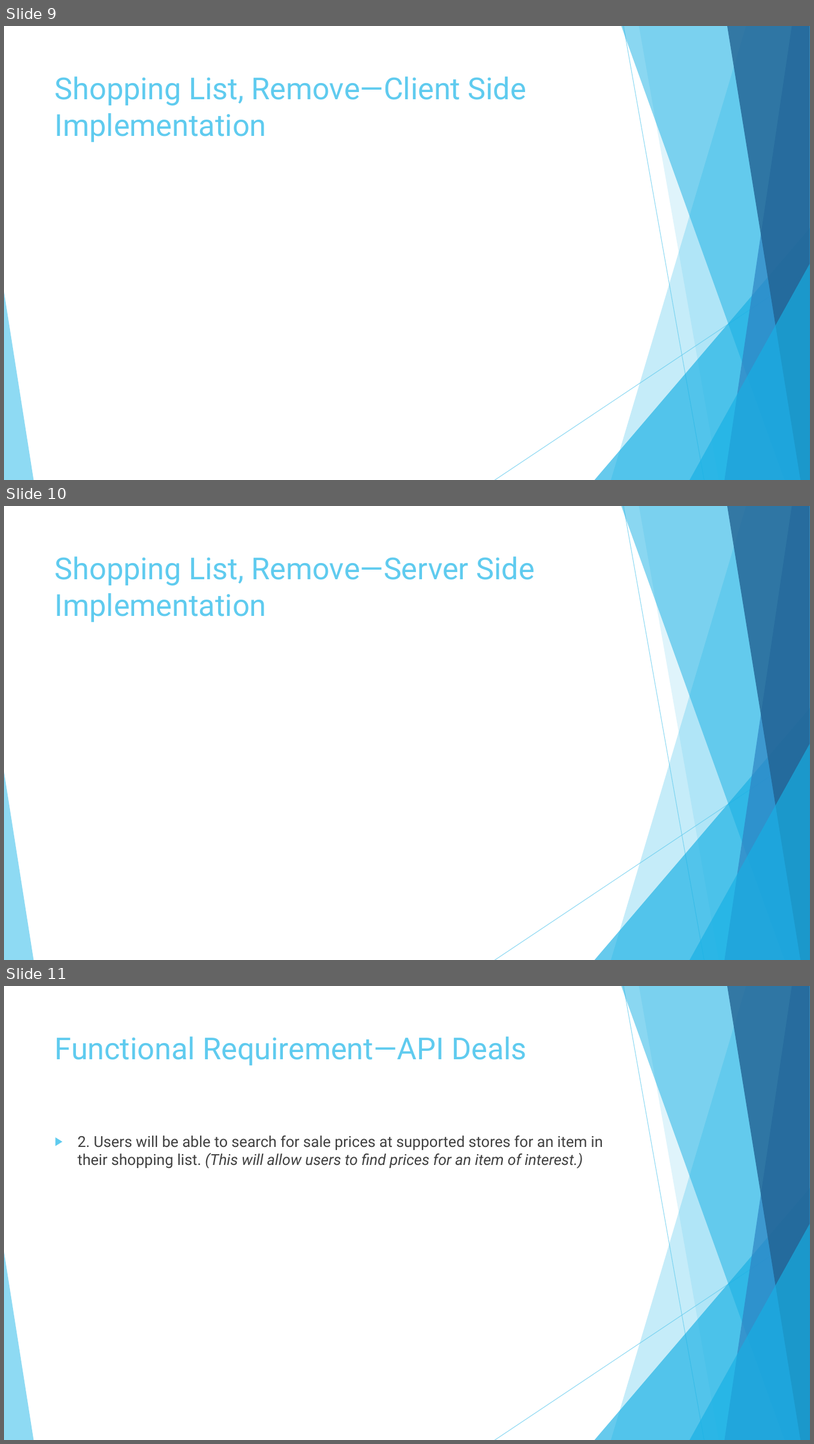
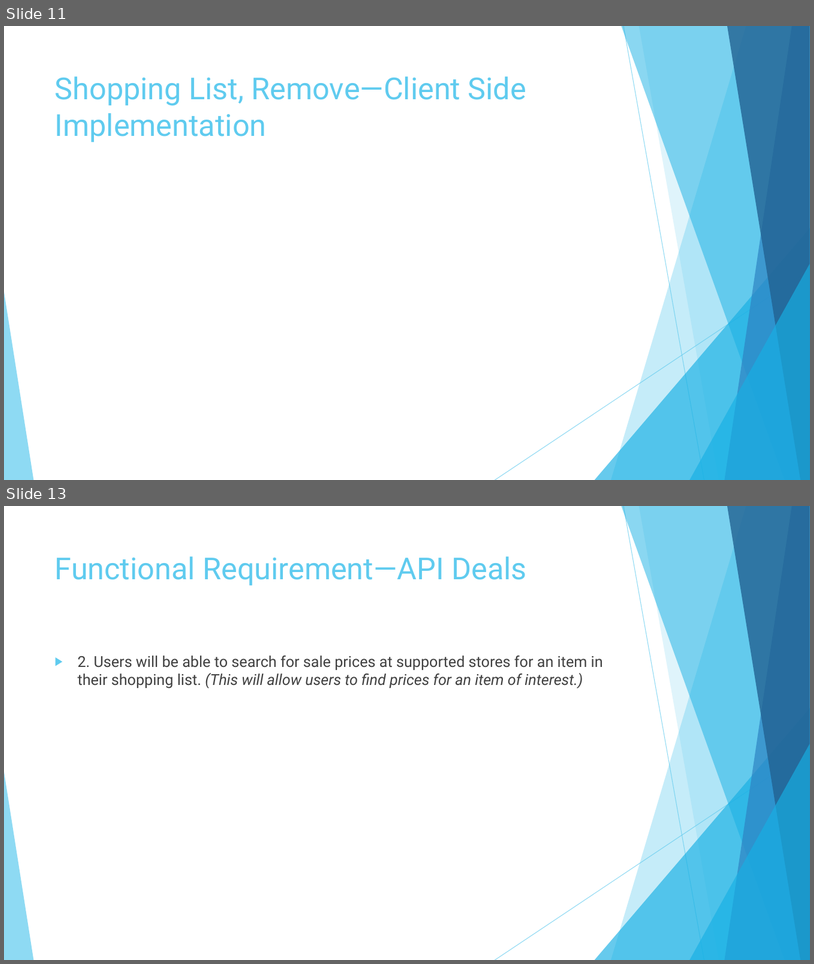
Before and after one commit to garciaac01/acs560_course_project, a slide deck: My EZ Shopper.pptx. Shown one above the other, each under a label of ours: slides 9, 10 and 11 before the commit, slides 11 and 13 after it; the slides between them are not shown. The pictures are 814x1444 and 814x964 pixels, drawn with LibreOffice and Linux fonts; fonts in the diff are those of the drawing. Boxes give left, top, right and bottom in pixels: in the first picture for what was removed or moved away, otherwise in the second. Text is boxed around its words. In the diff, an @@ line names an element or a change of style, - is before the commit and + after.

```diff
--- a/My EZ Shopper.pptx
+++ b/My EZ Shopper.pptx
@@ slide 10 removed at [4,506,810,960], background #FFFFFF; not listed: 10 template elements that a slide beside it also shows @@
@@ title removed at [55,556,534,622] @@
-Shopping List, Remove—Server Side Implementation
@@ what was slide 9 is now slide 11 @@
@@ what was slide 11 is now slide 13 @@
```
Also in this commit, not shown: 11 slides changed, 7 slides added, 1 other slide removed.
